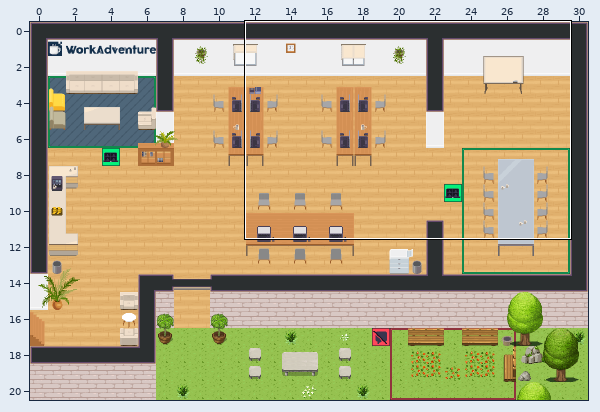
An edit to a level. Tiled map (JSON), map.tmj. Above, an overview of the earlier version with the close-up marked.
Close-up. Old version:
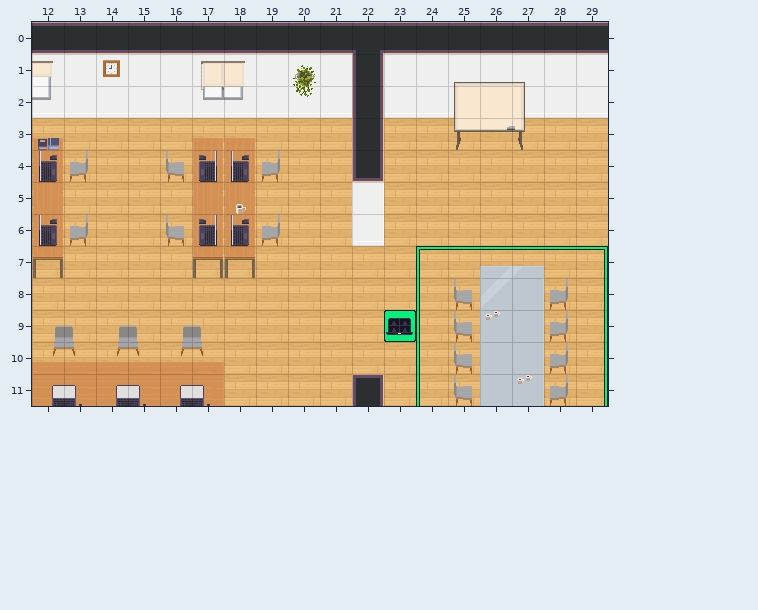
Cells are 32x32 px. Shown: x 12..29, y 0..11. The commit also changed other parts of the map, which this record leaves out.
The result:
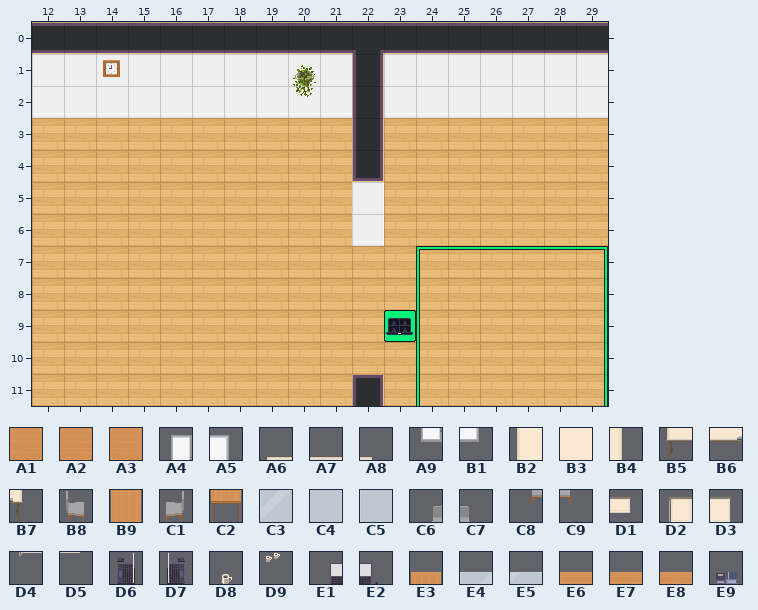
Key: from "Chunk 1": A1 49, A2 50, A3 51, A4 65, A5 66, A6 67, A7 68, A8 69, A9 73, B1 74, B2 75, B3 76, B4 77, B5 82, B6 83, B7 84, B8 87, B9 88, C1 89, C2 95, C3 98, C4 99, C5 99 flipped left-right, C6 102, C7 103, C8 106, C9 107, D1 142, D2 143, D3 144, D4 147, D5 148, D6 150, D7 151, D8 153, D9 155, E1 158, E2 159, E3 165, E4 170, E5 171, E6 172, E7 173, E8 174, E9 198.
__ is an empty cell.
Change:
Layer "furniture/furniture1" (removed):
Tile A1 is gone in row 11 at x 12.
Tile A2 is gone in row 11 at x 13 to 16.
Tile A3 is gone in row 11 at x 17.
Layer "furniture/furniture2" (removed):
Tile A4 is gone in row 1 at x 17.
Tile A5 is gone in row 1 at x 12 and 18.
Tile A6 is gone in row 1 at x 25.
Tile A7 is gone in row 1 at x 26.
Tile A8 is gone in row 1 at x 27.
Tile A9 is gone in row 2 at x 17.
Tile B1 is gone in row 2 at x 12 and 18.
Tile B2 is gone in row 2 at x 25.
Tile B3 is gone in row 2 at x 26.
Tile B4 is gone in row 2 at x 27.
Tile B5 is gone in row 3 at x 25.
Tile B6 is gone in row 3 at x 26.
Tile B7 is gone in row 3 at x 27.
Tile B8 is gone in row 4 at x 16; in row 6 at x 16; in rows 8 to 11 at x 25.
Tile B9 is gone in rows 4 to 6 at x 12 and 17 to 18.
Tile C1 is gone in row 4 at x 13 and 19; in row 6 at x 13 and 19; in rows 8 to 11 at x 28.
Tile C2 is gone in row 7 at x 12 and 17 to 18.
Tile C3 is gone in row 8 at x 26.
Tile C4 is gone in rows 8 to 11 at x 27.
Tile C5 is gone in rows 9 to 11 at x 26.
Tile C6 is gone in row 9 at x 12, 14 and 16.
Tile C7 is gone in row 9 at x 13, 15 and 17.
Tile C8 is gone in row 10 at x 12, 14 and 16.
Tile C9 is gone in row 10 at x 13, 15 and 17.
Layer "furniture/furniture3" (removed):
Tile D1 is gone in row 1 at x 12.
Tile D2 is gone in row 1 at x 17.
Tile D3 is gone in row 1 at x 18.
Tile D4 is gone in row 2 at x 17.
Tile D5 is gone in row 2 at x 18.
Tile D6 is gone in row 4 at x 17; in row 6 at x 17.
Tile D7 is gone in row 4 at x 12 and 18; in row 6 at x 12 and 18.
Tile D8 is gone in row 5 at x 18.
Tile D9 is gone in row 9 at x 26; in row 11 at x 27.
Tile E1 is gone in row 11 at x 12, 14 and 16.
Tile E2 is gone in row 11 at x 13, 15 and 17.
Layer "above/above1" (removed):
Tile E3 is gone in row 3 at x 12 and 17 to 18.
Tile E4 is gone in row 7 at x 26.
Tile E5 is gone in row 7 at x 27.
Tile E6 is gone in row 10 at x 12.
Tile E7 is gone in row 10 at x 13 to 16.
Tile E8 is gone in row 10 at x 17.
Layer "above/above2" (removed):
Tile E9 is gone in row 3 at x 12.
Boxes around the changes in both close-ups, in picture pixels (x1, y1, x2, y2):
removed: (32, 61, 88, 278)
removed: (166, 61, 280, 278)
removed: (454, 82, 525, 150)
removed: (454, 266, 568, 406)
removed: (32, 326, 224, 406)
